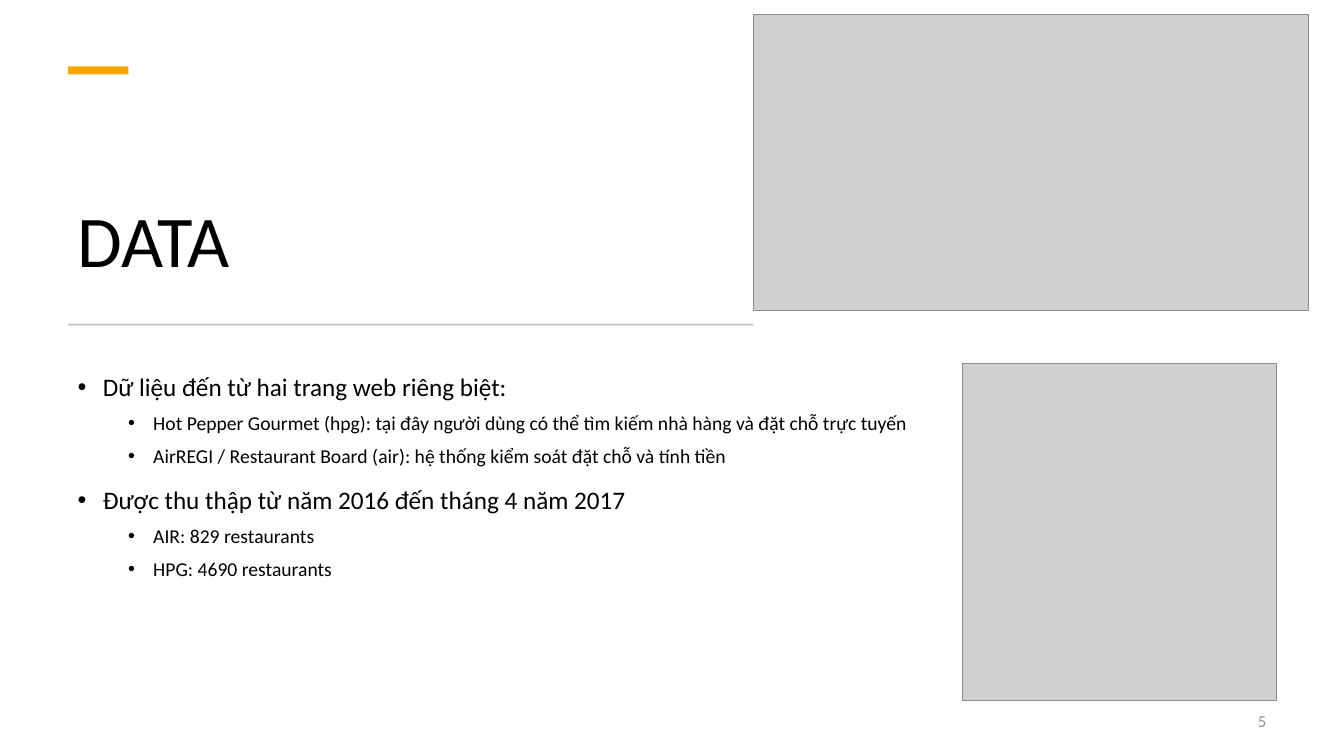
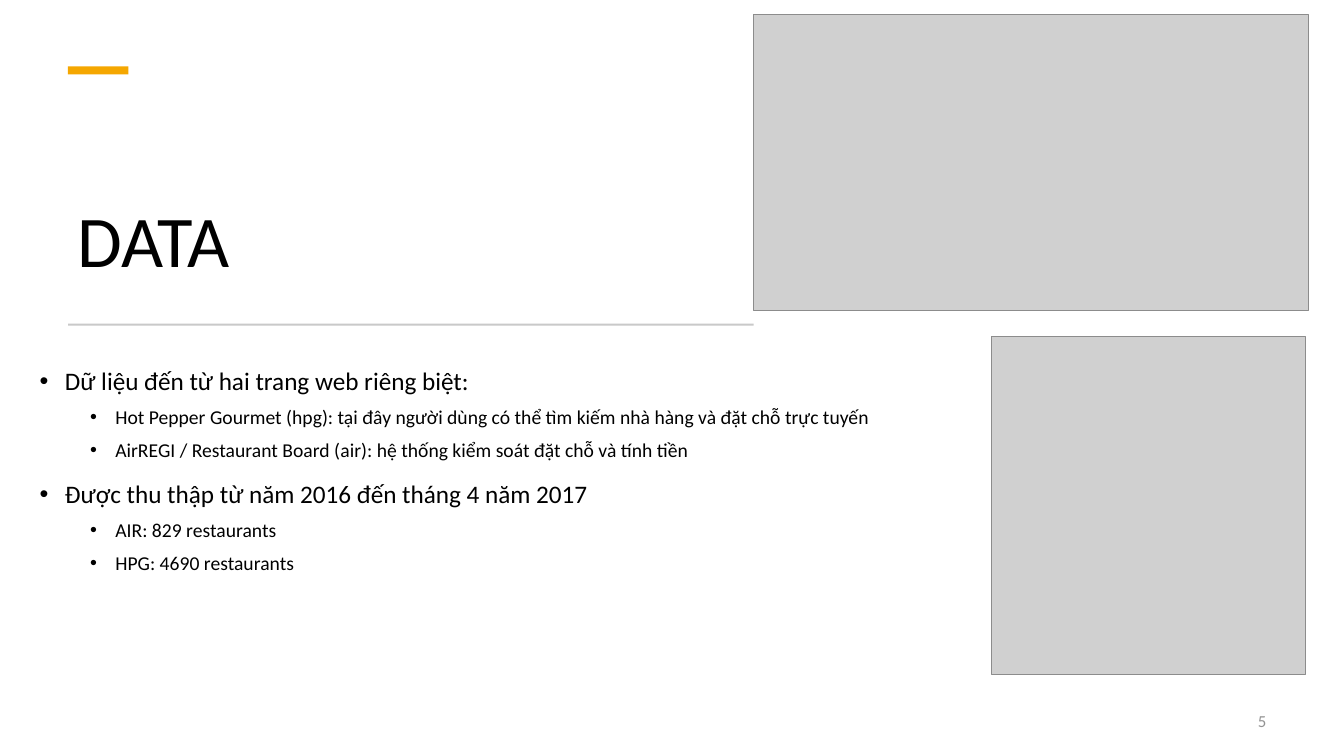
Before and after one commit to pdthuc/Project-Applied_Data_Science, a slide deck: slide 5 of Presentation/GIỚI THIỆU ĐỀ TÀI.pptx. Drawn at 1344x756 pixels with LibreOffice and Linux fonts; fonts in the diff are those of the drawing; grey boxes stand for pictures. Boxes give left, top, right and bottom in pixels: in the first picture for what was removed or moved away, otherwise in the second. Text is boxed around its words. In the diff, an @@ line names an element or a change of style, - is before the commit and + after.

```diff
--- a/Presentation/GIỚI THIỆU ĐỀ TÀI.pptx
+++ b/Presentation/GIỚI THIỆU ĐỀ TÀI.pptx
@@ text "Dữ liệu đến từ hai ...": place and size @@
-text "Dữ liệu đến từ hai ..." at [103,377,907,576]
+text "Dữ liệu đến từ hai ..." at [65,371,869,570]
@@ picture: place and size @@
-picture at [963,363,1276,701]
+picture at [992,337,1306,675]
```
Also in this commit, not shown: 1 other slide changed, 2 slides added, 1 slide removed.
